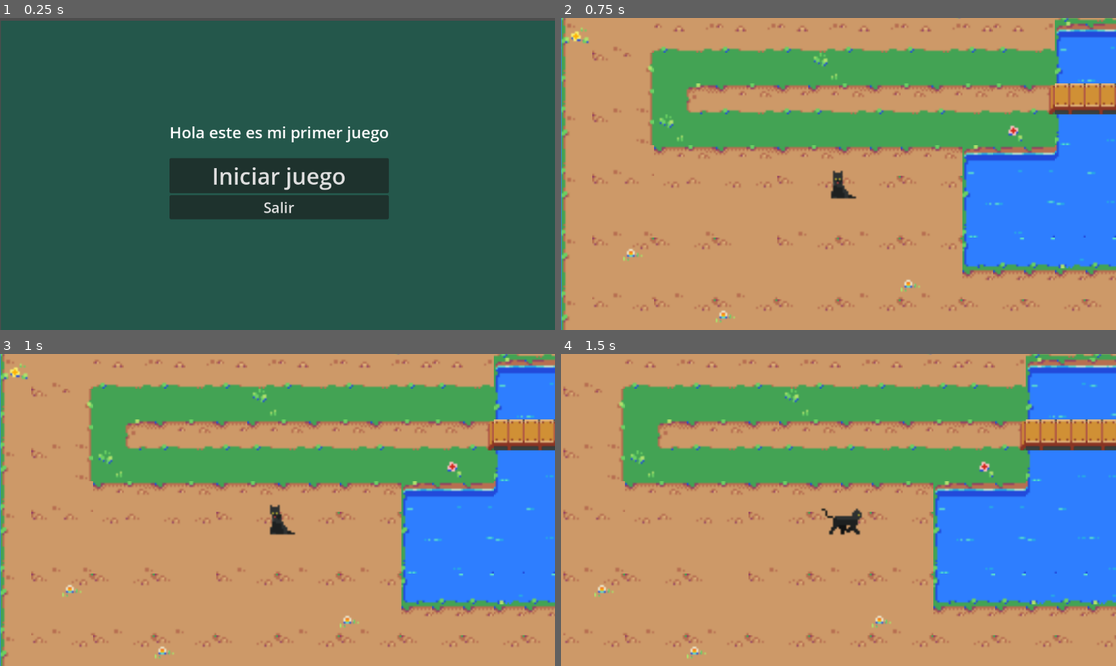
Above: before the commit, frames 1-4 (two rows, left to right).
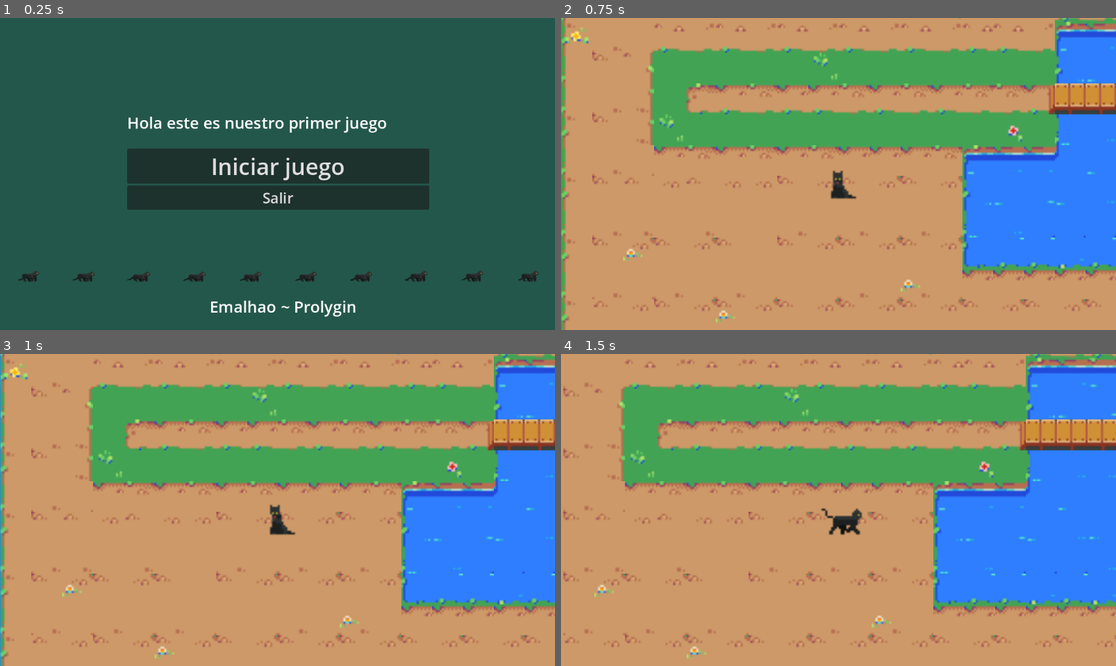
Above: after the commit, the same moments.

Repository: ludmilaprolygin/EATI25-Godot
Game: Godot game, scene res://menu_principal.tscn
Two runs of this game, one before a commit and one after it. Both use one fixed random seed, a clock stepped at 60 frames per second and the inputs below. This scene is started directly instead of the project's main scene.
Inputs:
- Up to frame 1 (0.25 s): no input
- Up to frame 2 (0.75 s): click "Iniciar juego" at 0.5 s
- Up to frame 3 (1 s): no input
- Up to frame 4 (1.5 s): hold Right (ui_right) from 1.28 s (still down)

The runs differ from the first frame. In frame 1, 10% of the frame differs, in the area x 0-100%, y 0-100%; in frame 2, nothing differs; in frame 3, nothing differs; in frame 4, nothing differs.

Commit message:
singular a plural

Diff:
--- a/menu_principal.tscn
+++ b/menu_principal.tscn
@@ -1,6 +1,7 @@
-[gd_scene load_steps=3 format=3 uid="uid://ddtt68of4h6x"]
+[gd_scene load_steps=4 format=3 uid="uid://ddtt68of4h6x"]
 
 [ext_resource type="Script" uid="uid://dnc3mystowf7v" path="res://menu_principal.gd" id="1_bj1uy"]
+[ext_resource type="Texture2D" uid="uid://bofiq86wkbpgj" path="res://public/Gatos/Cat-2/Cat-2-Idle.png" id="2_gmcsc"]
 
 [sub_resource type="GDScript" id="GDScript_gmcsc"]
 script/source = "extends Button
@@ -23,26 +24,25 @@
 anchors_preset = -1
 anchor_right = 0.024
 anchor_bottom = 0.04
-offset_left = 2.0
-offset_top = 6.0
-offset_right = 1126.35
-offset_bottom = 628.08
+offset_right = 1124.35
+offset_bottom = 622.08
 color = Color(0.141887, 0.341193, 0.292479, 1)
 
 [node name="VBoxContainer" type="VBoxContainer" parent="."]
+custom_minimum_size = Vector2(1, 2)
 layout_mode = 0
-offset_left = 352.0
+offset_left = 264.0
 offset_top = 184.0
-offset_right = 807.0
-offset_bottom = 449.0
+offset_right = 891.0
+offset_bottom = 408.0
 alignment = 1
 
-[node name="Label" type="Label" parent="VBoxContainer"]
+[node name="LabelJuego" type="Label" parent="VBoxContainer"]
 layout_mode = 2
 theme_override_font_sizes/font_size = 33
-text = "Hola este es mi primer juego"
+text = "Hola este es nuestro primer juego"
 
-[node name="Label2" type="Label" parent="VBoxContainer"]
+[node name="LabelVacio" type="Label" parent="VBoxContainer"]
 layout_mode = 2
 
 [node name="BotonInicio" type="Button" parent="VBoxContainer"]
@@ -52,12 +52,27 @@
 "
 script = SubResource("GDScript_gmcsc")
 
+[node name="GatoNegro" type="Sprite2D" parent="VBoxContainer"]
+position = Vector2(312, 352)
+scale = Vector2(2.304, 1.62)
+texture = ExtResource("2_gmcsc")
+
 [node name="BotonSalir" type="Button" parent="VBoxContainer"]
 layout_mode = 2
 theme_override_font_sizes/font_size = 30
 text = "Salir
 "
 
+[node name="LabelEquipo" type="Label" parent="."]
+layout_mode = 2
+offset_left = 360.0
+offset_top = 576.0
+offset_right = 815.0
+offset_bottom = 622.0
+theme_override_font_sizes/font_size = 33
+text = "Emalhao ~ Prolygin"
+horizontal_alignment = 1
+
 [connection signal="pressed" from="VBoxContainer/BotonInicio" to="." method="_on_boton_inicio_pressed"]
 [connection signal="pressed" from="VBoxContainer/BotonInicio" to="VBoxContainer/BotonInicio" method="_on_pressed"]
 [connection signal="pressed" from="VBoxContainer/BotonSalir" to="." method="_on_boton_salir_pressed"]
Not shown, added: public/Wool.png.import
